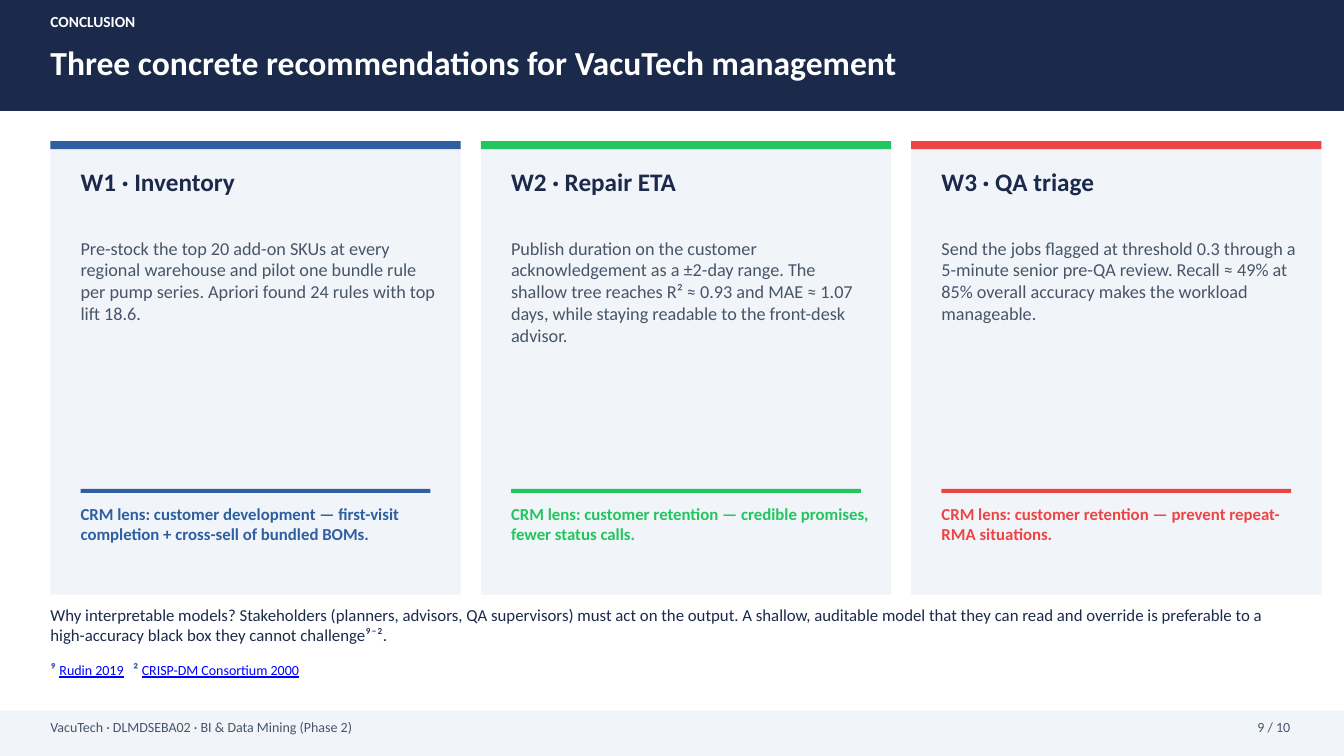
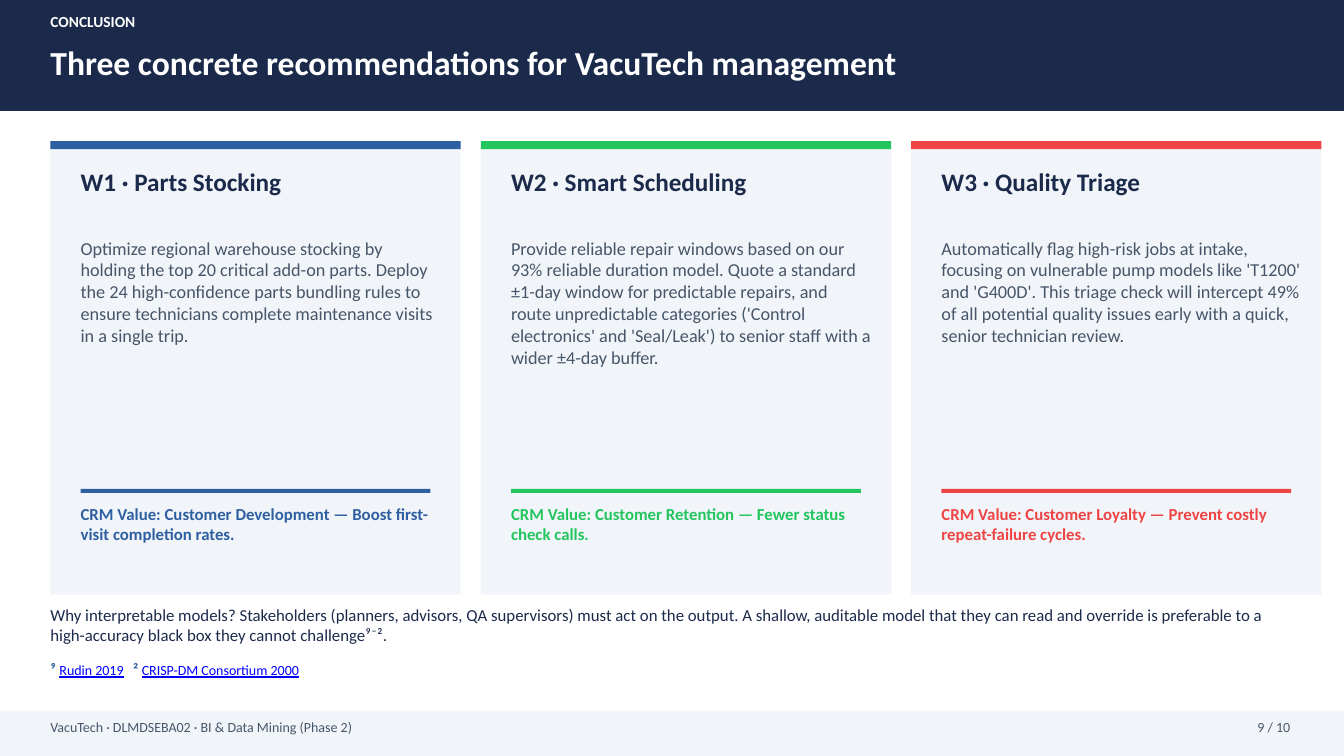
Before and after one commit to jaysplen/bi1_project_v3, a slide deck: slide 9 of PRESENTATION.pptx. Drawn at 1344x756 pixels with LibreOffice and Linux fonts; fonts in the diff are those of the drawing. Boxes give left, top, right and bottom in pixels: in the first picture for what was removed or moved away, otherwise in the second. Text is boxed around its words. In the diff, an @@ line names an element or a change of style, - is before the commit and + after.

```diff
--- a/PRESENTATION.pptx
+++ b/PRESENTATION.pptx
@@ text at box(81, 173, 281, 196): text changed @@
-W1 · Inventory
+W1 · Parts Stocking
@@ text at box(511, 173, 746, 196): text changed @@
-W2 · Repair ETA
+W2 · Smart Scheduling
@@ text at box(941, 173, 1140, 196): text changed @@
-W3 · QA triage
+W3 · Quality Triage
@@ text at box(81, 242, 433, 345): text changed @@
-Pre-stock the top 20 add-on SKUs at every regional warehouse and pilot one bundle rule per pump series. Apriori found 24 rules with top lift 18.6.
+Optimize regional warehouse stocking by holding the top 20 critical add-on parts. Deploy the 24 high-confidence parts bundling rules to ensure technicians complete maintenance visits in a single trip.
@@ text at box(511, 242, 871, 367): text changed @@
-Publish duration on the customer acknowledgement as a ±2-day range. The shallow tree reaches R² ≈ 0.93 and MAE ≈ 1.07 days, while staying readable to the front-desk advisor.
+Provide reliable repair windows based on our 93% reliable duration model. Quote a standard ±1-day window for predictable repairs, and route unpredictable categories ('Control electronics' and 'Seal/Leak') to senior staff with a wider ±4-day buffer.
@@ text at box(941, 242, 1300, 342): text changed @@
-Send the jobs flagged at threshold 0.3 through a 5-minute senior pre-QA review. Recall ≈ 49% at 85% overall accuracy makes the workload manageable.
+Automatically flag high-risk jobs at intake, focusing on vulnerable pump models like 'T1200' and 'G400D'. This triage check will intercept 49% of all potential quality issues early with a quick, senior technician review.
@@ text at box(81, 508, 428, 543): text changed @@
-CRM lens: customer development — first-visit completion + cross-sell of bundled BOMs.
+CRM Value: Customer Development — Boost first-visit completion rates.
@@ text at box(511, 508, 845, 540): text changed @@
-CRM lens: customer retention — credible promises, fewer status calls.
+CRM Value: Customer Retention — Fewer status check calls.
@@ text at box(941, 508, 1266, 543): text changed @@
-CRM lens: customer retention — prevent repeat-RMA situations.
+CRM Value: Customer Loyalty — Prevent costly repeat-failure cycles.
```
Also in this commit, not shown: 5 other slides changed, 2 other files.
